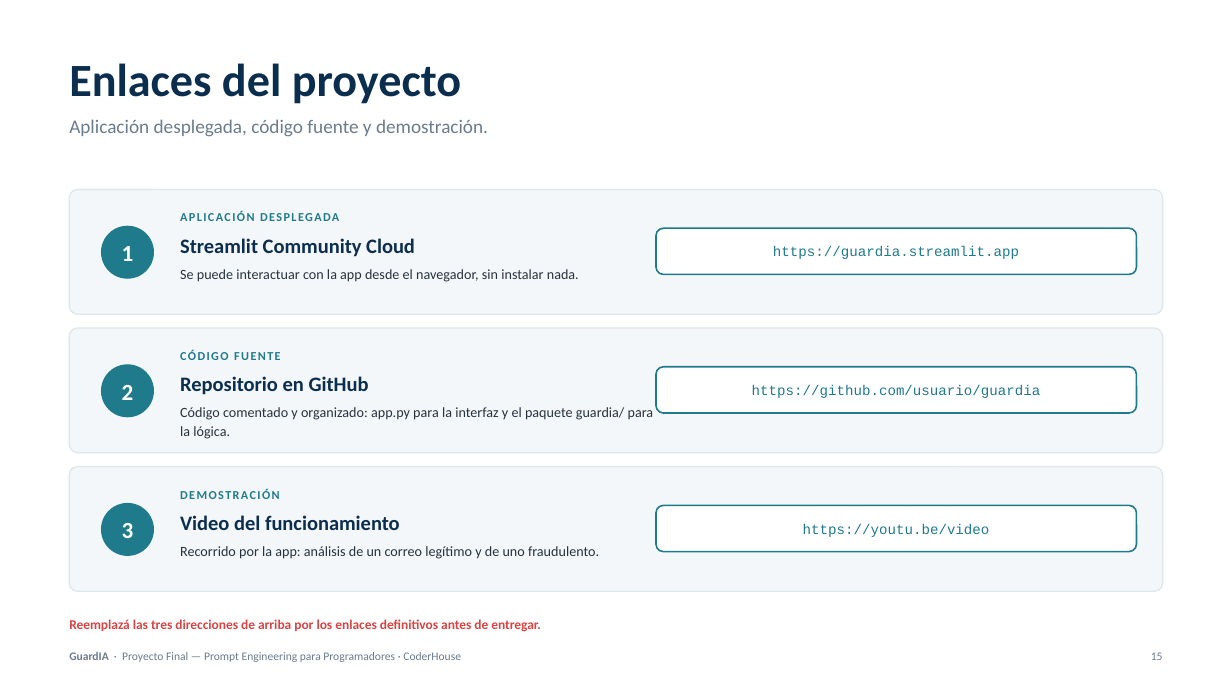
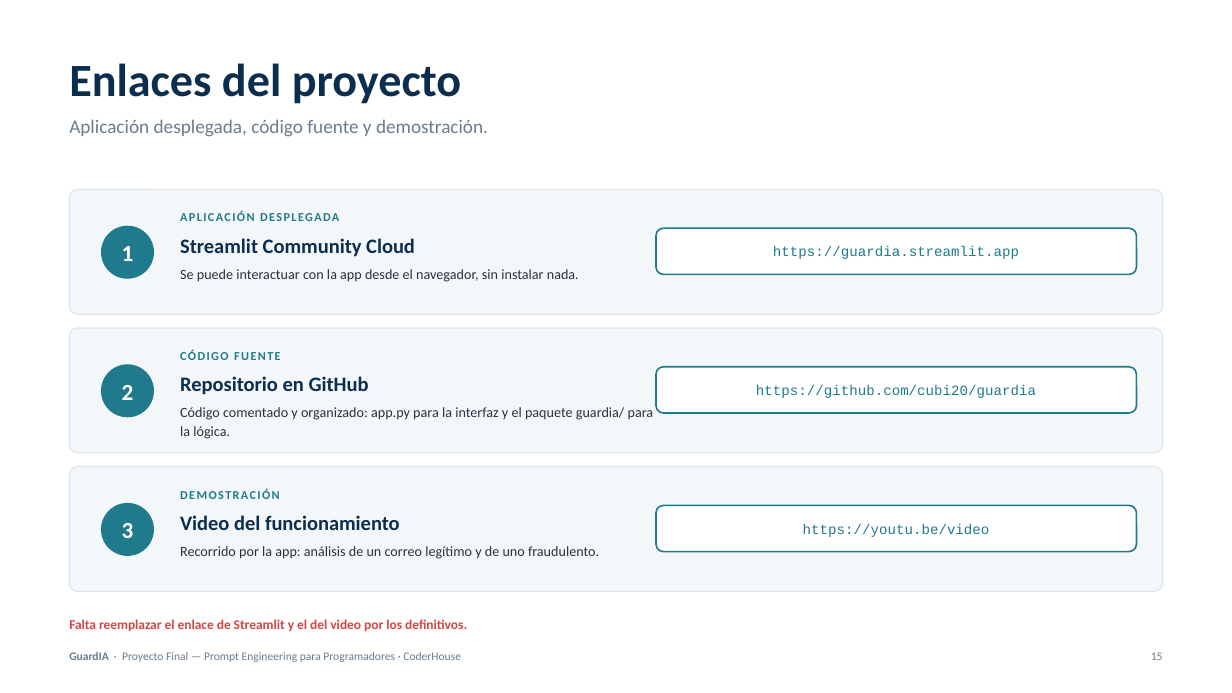
Before and after one commit to cubi20/guardia, a slide deck: slide 15 of docs/GuardIA-ProyectoFinal-IdoyagaMolina.pptx. Drawn at 1232x693 pixels with LibreOffice and Linux fonts; fonts in the diff are those of the drawing. Boxes give left, top, right and bottom in pixels: in the first picture for what was removed or moved away, otherwise in the second. Text is boxed around its words. In the diff, an @@ line names an element or a change of style, - is before the commit and + after.

```diff
--- a/docs/GuardIA-ProyectoFinal-IdoyagaMolina.pptx
+++ b/docs/GuardIA-ProyectoFinal-IdoyagaMolina.pptx
@@ text at [756, 385, 1036, 398]: text changed @@
-https://github.com/usuario/guardia
+https://github.com/cubi20/guardia
@@ text at [69, 619, 467, 631]: text changed @@
-Reemplazá las tres direcciones de arriba por los enlaces definitivos antes de entregar.
+Falta reemplazar el enlace de Streamlit y el del video por los definitivos.
```
Also in this commit, not shown: 2 other files.
